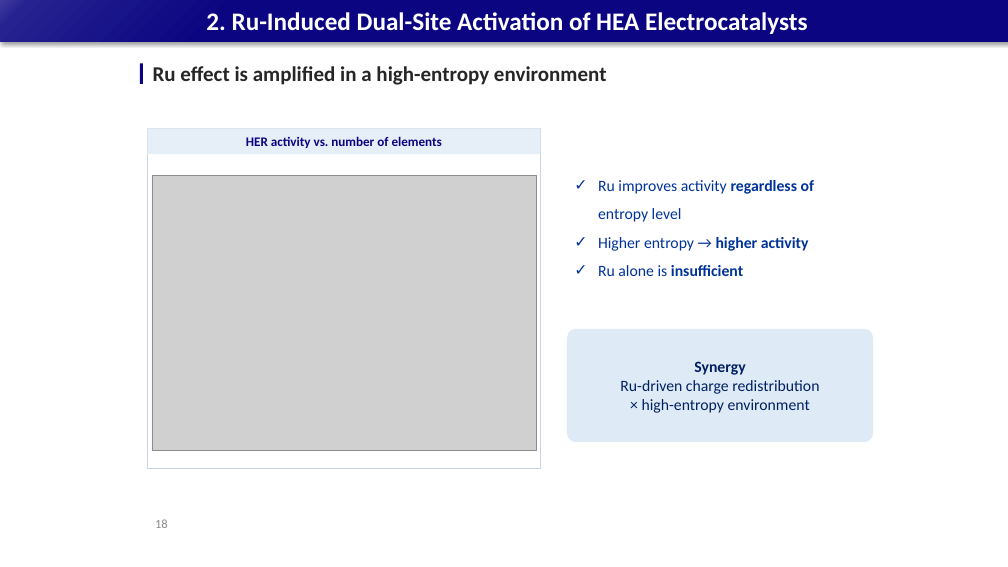
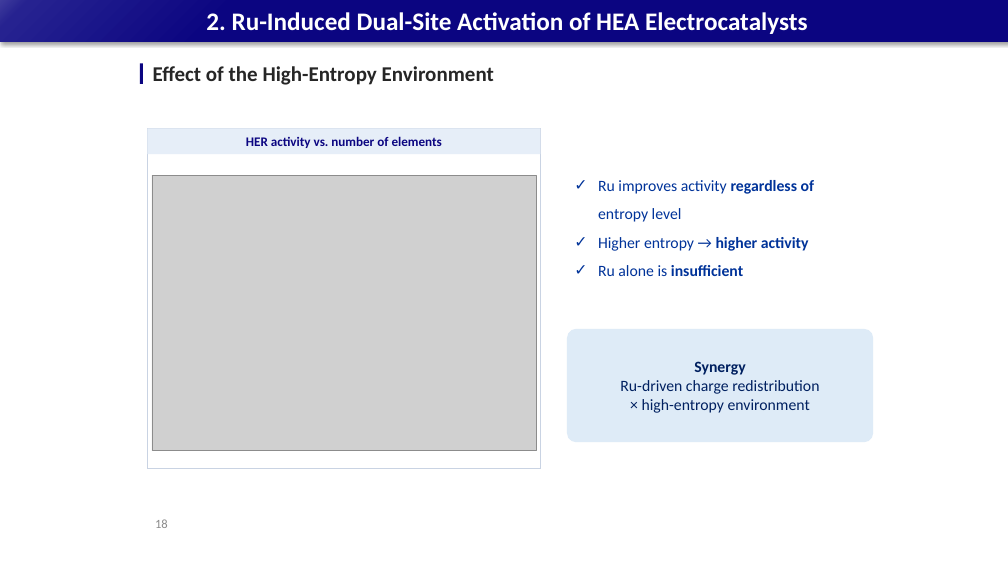
Before and after one commit to limsj0204/letter, a slide deck: slide 18 of 학위논문_디펜스_발표자료.pptx. Drawn at 1008x567 pixels with LibreOffice and Linux fonts; fonts in the diff are those of the drawing; grey boxes stand for pictures. Boxes give left, top, right and bottom in pixels: in the first picture for what was removed or moved away, otherwise in the second. Text is boxed around its words. In the diff, an @@ line names an element or a change of style, - is before the commit and + after.

```diff
--- a/학위논문_디펜스_발표자료.pptx
+++ b/학위논문_디펜스_발표자료.pptx
@@ text at (x1=153, y1=66, x2=494, y2=85): text changed @@
-Ru effect is amplified in a high-entropy environment
+Effect of the High-Entropy Environment
```
Also in this commit, not shown: 32 other slides changed.
